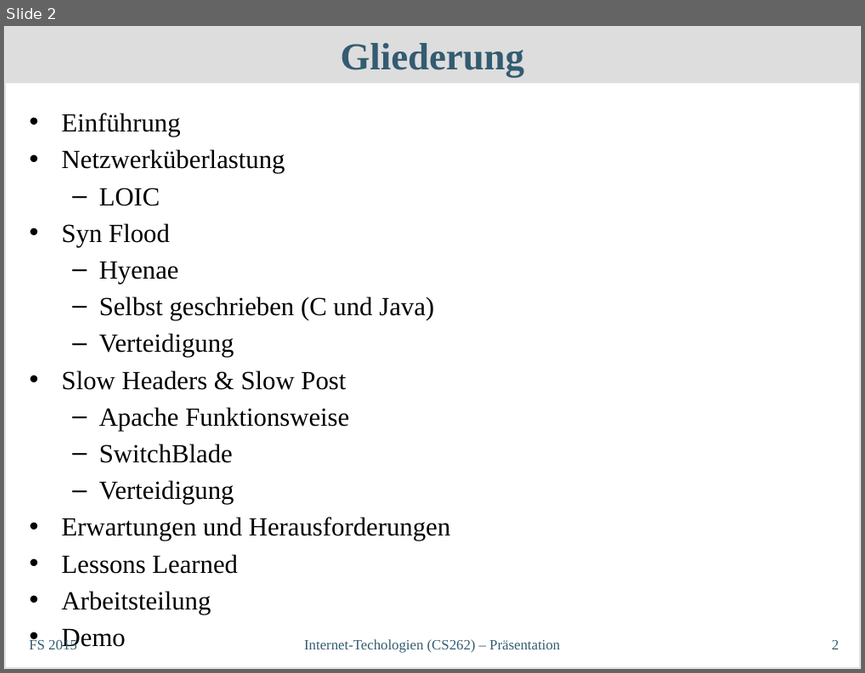
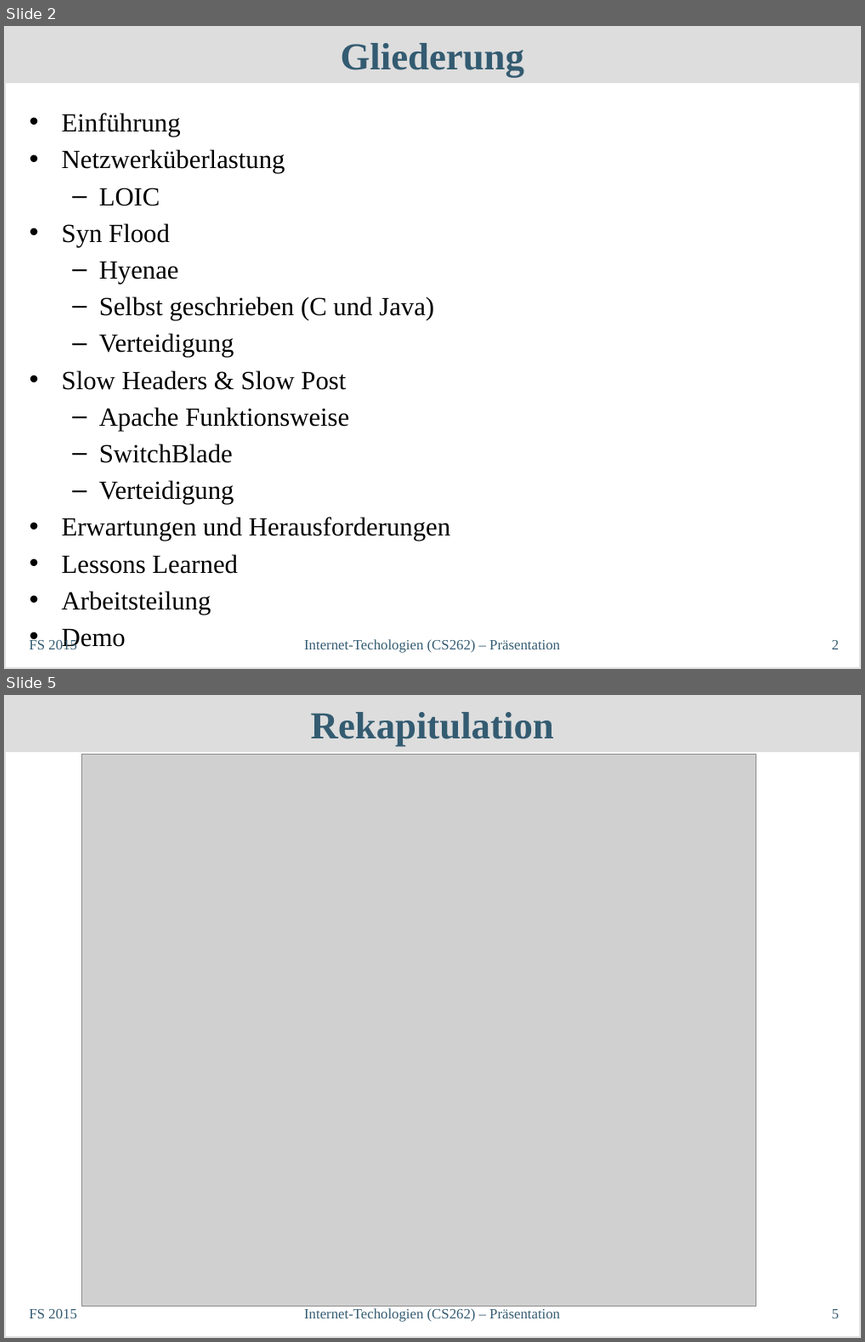
Before and after one commit to philipp-oldenburg/dos, a slide deck: Abschlusspräsentation/InetTech-Präsentation.odp. Shown one above the other, each under a label of ours: slide 2 before the commit, slides 2 and 5 after it; the slides between them are not shown. The pictures are 865x673 and 865x1342 pixels, drawn with LibreOffice and Linux fonts; fonts in the diff are those of the drawing; grey boxes stand for pictures. Boxes give left, top, right and bottom in pixels: in the first picture for what was removed or moved away, otherwise in the second. Text is boxed around its words. In the diff, an @@ line names an element or a change of style, - is before the commit and + after.

Commit message:
Rekapitulationsfolien eingefügt

```diff
--- a/Abschlusspräsentation/InetTech-Präsentation.odp
+++ b/Abschlusspräsentation/InetTech-Präsentation.odp
@@ slide 5 added at (4,695,861,1338), background #FFFFFF; not listed: 1 template element that a slide beside it also shows @@
@@ title added at (4,695,861,753), fill #DDDDDD, 32 pt, text #335B71, bold @@
+Rekapitulation
@@ picture added at (82,755,756,1306) @@
@@ text added at (30,1309,77,1318), 12 pt, text #335B71 @@
+FS 2015
@@ text added at (304,1308,560,1321), 12 pt, text #335B71 @@
+Internet-Techologien (CS262) – Präsentation
@@ page number added at (832,1309,839,1318), 12 pt, text #335B71 @@
+5
```
Also in this commit, not shown: 1 other slide added.
